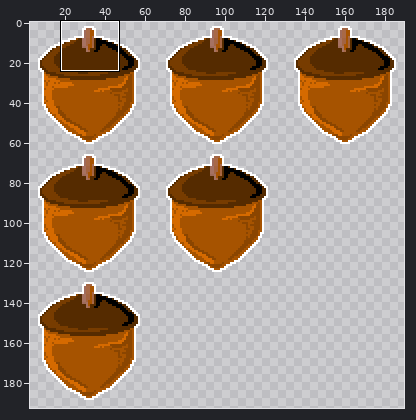
Sprite sheet, stored at imgs/acornSprites.png. The first picture is a wide view before the edit; the outline marks the close-up.
Close-up. Earlier state:
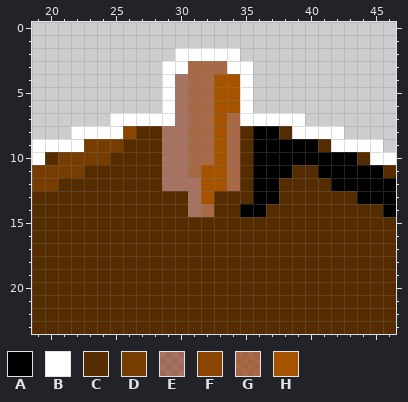
The file is 192x256 pixels. Colours within 5 levels of each other are drawn and written as one. Shown: x 19..46, y 0..23. The wide view leaves out empty margins. The commit also changed other parts of the picture, which this record leaves out.
Palette (. is transparent): A #000000  B #ffffff  C #552b00  D #773c00  E #84220087  F #8a4500  G #953500a8  H #a65300
Pixels before, first column x 19:
 2 ...........BBBBB............
 3 ..........BBGGGBB...........
 4 ..........BEGGHHB...........
 5 ..........BEGGHHB...........
 6 ..........BEGGHHB...........
 7 ......BBBBBEGGHGBBBBB.......
 8 ...BBBBFCCEEGGHGCAACBBBB....
 9 BBBBDDDCCCEEGGHGCAAAAACBBBB.
10 BCDDDDCCCCEEGGHGCAAAAAAAACBB
11 DDDDCCCCCCEEGHHGCAAACCAAAAAC
12 DDCCCCCCCCEEEHHGCAACCCCAAAAA
13 CCCCCCCCCCCCEHCCCAACCCCCCAAA
14 CCCCCCCCCCCCEGCCAACCCCCCCCCA
15 CCCCCCCCCCCCCCCCCCCCCCCCCCCC
16 CCCCCCCCCCCCCCCCCCCCCCCCCCCC
17 CCCCCCCCCCCCCCCCCCCCCCCCCCCC
18 CCCCCCCCCCCCCCCCCCCCCCCCCCCC
19 CCCCCCCCCCCCCCCCCCCCCCCCCCCC
20 CCCCCCCCCCCCCCCCCCCCCCCCCCCC
21 CCCCCCCCCCCCCCCCCCCCCCCCCCCC
22 CCCCCCCCCCCCCCCCCCCCCCCCCCCC
23 CCCCCCCCCCCCCCCCCCCCCCCCCCCC
After the commit:
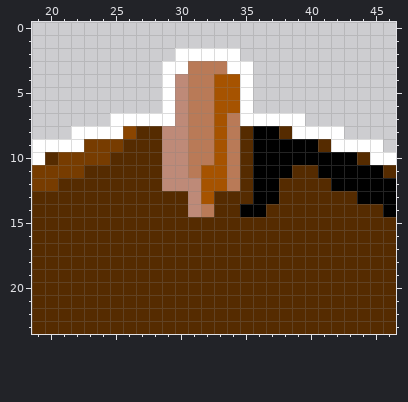
Diff:
colour E: #84220087 -> #be8a78
colour G: #953500a8 -> #b97a57
Changed places in both close-ups, as pixel boxes (x1, y1, x2, y2):
changed: (162, 61, 240, 217)
